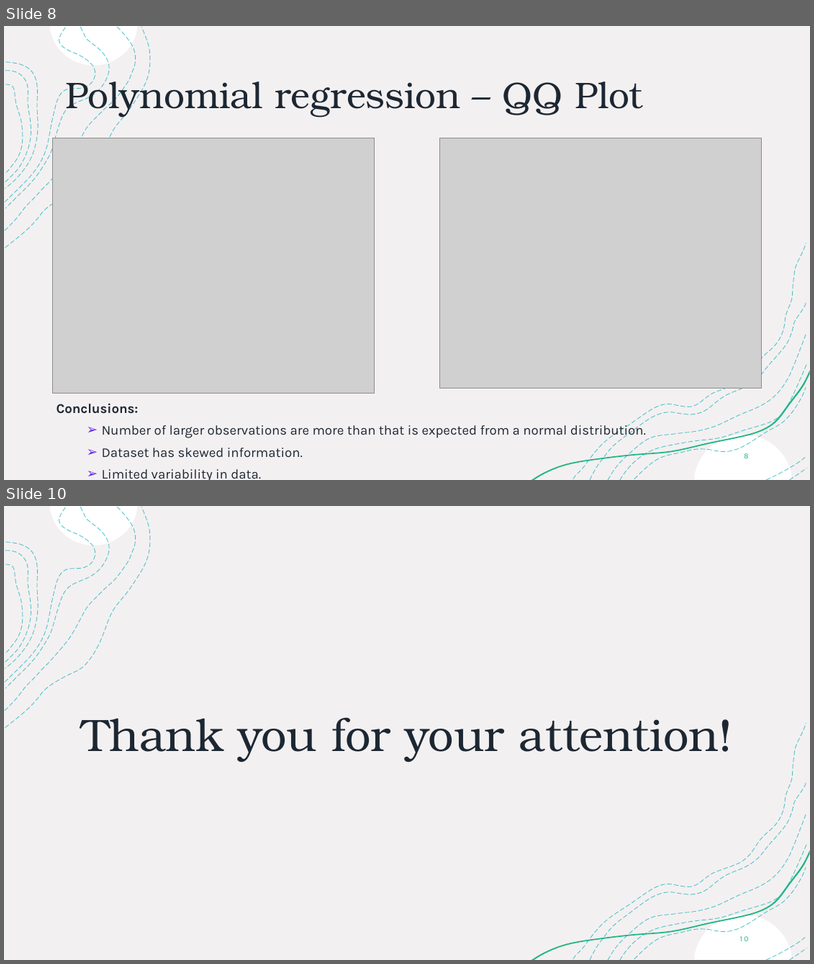
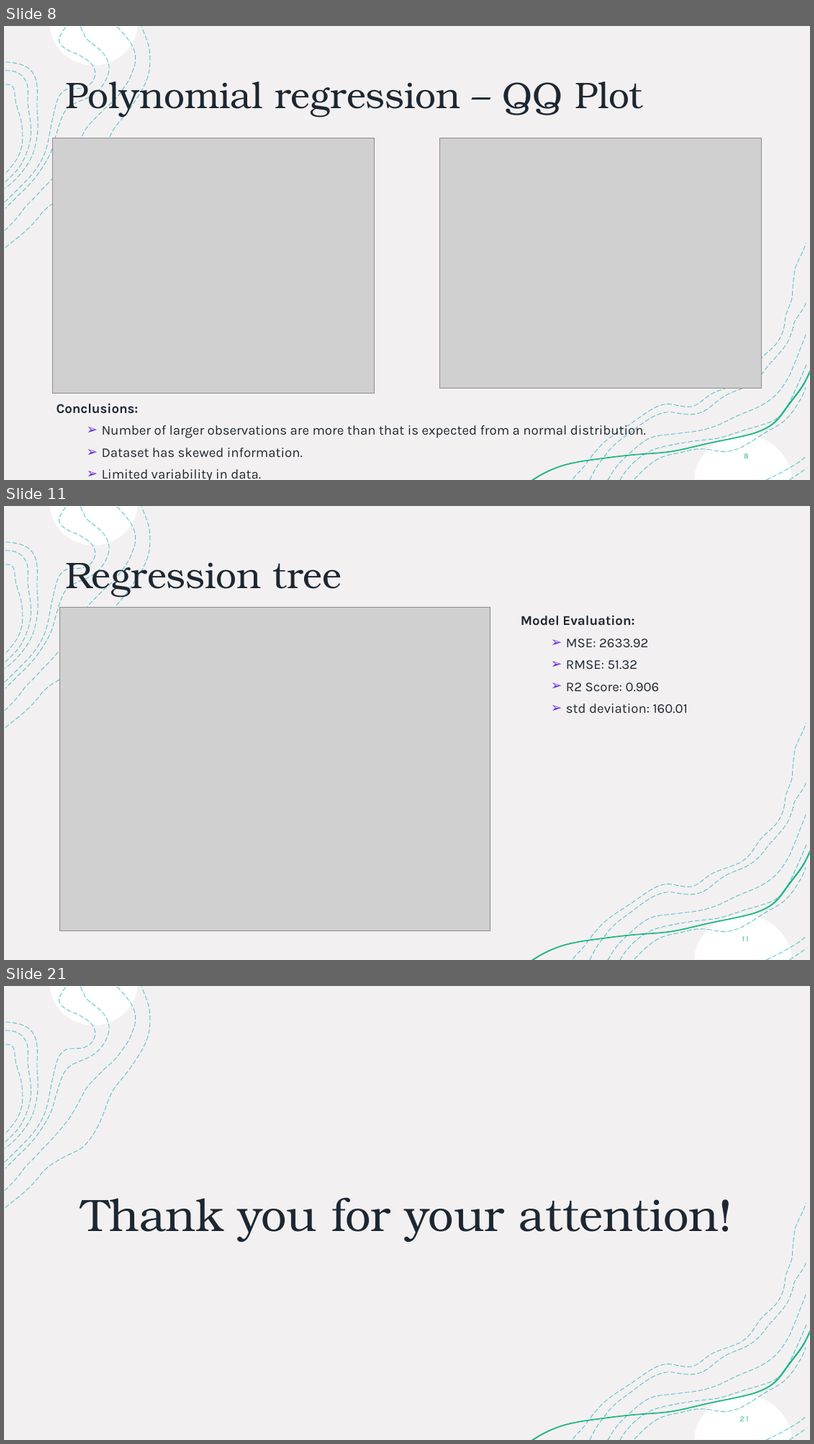
Before and after one commit to joss-thu/MLProj-GermanAirFares, a slide deck: ML-Project.pptx. Shown one above the other, each under a label of ours: slides 8 and 10 before the commit, slides 8, 11 and 21 after it; the slides between them are not shown. The pictures are 814x964 and 814x1444 pixels, drawn with LibreOffice and Linux fonts; fonts in the diff are those of the drawing; grey boxes stand for pictures. Boxes give left, top, right and bottom in pixels: in the first picture for what was removed or moved away, otherwise in the second. Text is boxed around its words. In the diff, an @@ line names an element or a change of style, - is before the commit and + after.

```diff
--- a/ML-Project.pptx
+++ b/ML-Project.pptx
@@ slide 11 added at [4,506,810,960], background #FFFFFF; not listed: 18 template elements that a slide beside it also shows @@
@@ title added at [65,554,342,597], 44 pt, text #1C2732 @@
+Regression tree
@@ picture added at [59,607,491,930] @@
@@ text added at [521,615,688,713], 16 pt, text #1C2732 @@
+Model Evaluation:
+  ➢ MSE: 2633.92
+  ➢ RMSE: 51.32
+  ➢ R2 Score: 0.906
+  ➢ std deviation: 160.01
@@ page number added at [742,936,748,941], 9 pt, text #21B782 @@
+11
@@ what was slide 10 is now slide 21 @@
@@ page number at [741,1416,749,1421]: text changed @@
-10
+21
```
Also in this commit, not shown: 1 slide changed, 11 other slides added, 1 slide removed, 2 other files.
